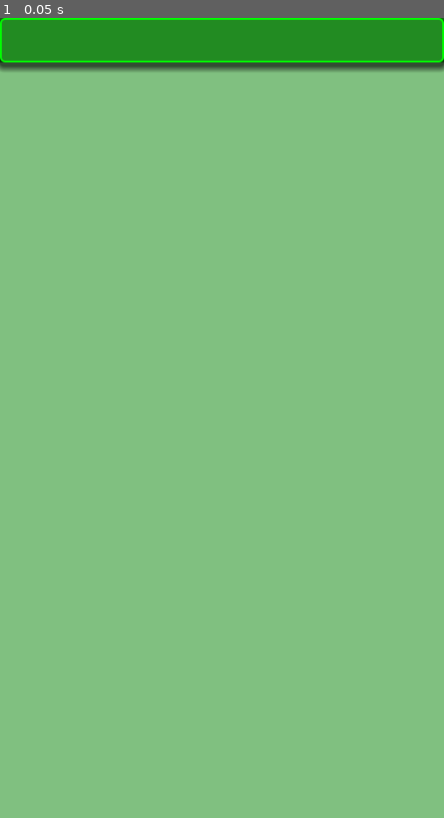
Above: before the commit, frame 1.
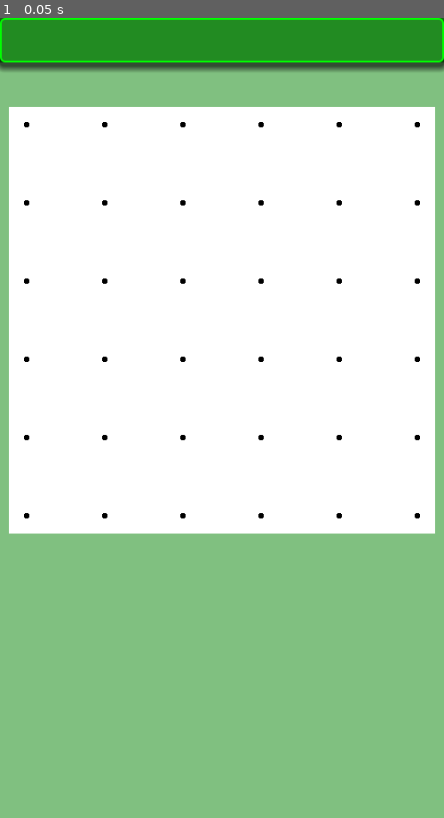
Above: after the commit, the same moment.

Repository: vivisuke/GridGraph
Game: Godot game, scene res://main.tscn
Two runs of this game, one before a commit and one after it. Both use one fixed random seed, a clock stepped at 60 frames per second and the inputs below.
Inputs:
- Up to frame 1 (0.05 s): no input

The runs differ from the first frame. In frame 1, 51% of the frame differs, in the area x 2-98%, y 11-65%.

Commit message:
0003 ◎ C 03/20 03/20 0.001│ToDo│盤面配置 0004 ◎ C 03/20 03/20 0.001│ToDo│グリッド表示

Diff:
--- a/GridGraph/main.tscn
+++ b/GridGraph/main.tscn
@@ -1,6 +1,7 @@
-[gd_scene load_steps=2 format=3 uid="uid://chjo4wwmyfkgb"]
+[gd_scene load_steps=3 format=3 uid="uid://chjo4wwmyfkgb"]
 
 [ext_resource type="Script" path="res://scripts/TitleBar.gd" id="1_i8dcp"]
+[ext_resource type="Script" path="res://scripts/Grid.gd" id="2_k0ihr"]
 
 [node name="Main" type="Node2D"]
 
@@ -14,3 +15,18 @@
 offset_bottom = 50.0
 color = Color(0.133333, 0.545098, 0.133333, 1)
 script = ExtResource("1_i8dcp")
+
+[node name="Board" type="ColorRect" parent="."]
+offset_left = 10.0
+offset_top = 100.0
+offset_right = 490.0
+offset_bottom = 580.0
+
+[node name="Grid" type="ColorRect" parent="Board"]
+layout_mode = 0
+offset_left = 20.0
+offset_top = 20.0
+offset_right = 460.0
+offset_bottom = 460.0
+color = Color(1, 1, 1, 0)
+script = ExtResource("2_k0ihr")
--- /dev/null
+++ b/GridGraph/scripts/Grid.gd
@@ -0,0 +1,86 @@
+extends ColorRect
+
+const LINKED_DTM = 2		# 連結確定
+const LINKED = 1			# 連結
+const EMPTY = 0
+const UNLINKED = -1			# 非連結
+const UNLINKED_DTM = -2		# 非連結確定
+
+var width = 440.0
+var height = width
+var N_HORZ = 5
+var N_VERT = 5
+var ARY_WIDTH = N_HORZ + 1
+var ARY_HEIGHT = N_VERT + 2
+var ARY_SIZE = ARY_WIDTH * ARY_HEIGHT
+var CELL_WIDTH = width / N_HORZ
+var CWD2 = CELL_WIDTH / 2
+const R = 3.0		# 格子点半径
+const XWD = 16.0
+const XWD2 = XWD/2
+const LINK_COL = Color.GREEN
+const LINK_DTM_COL = Color.ORANGE
+
+var sx = -1
+var sy = -1
+var h_link = []
+var v_link = []
+#var non_h_link = []
+#var non_v_link = []
+#var h_link_cnf = []
+#var v_link_cnf = []
+#var non_h_link_cnf = []
+#var non_v_link_cnf = []
+
+func xyToIX(x, y): return x + (y+1)*ARY_WIDTH
+
+func _draw():
+	# エッジ線・非連結 X 描画
+	#for y in range(N_VERT+1):
+	#	var py = y * CELL_WIDTH
+	#	for x in range(N_HORZ+1):
+	#		var px = x * CELL_WIDTH
+	#		var ix = xyToIX(x, y)
+	#		# 連結済み線
+	#		if h_link[ix] == LINKED_DTM:
+	#			draw_line(Vector2(px, py), Vector2(px+CELL_WIDTH, py) , LINK_DTM_COL, R*2)
+	#		elif h_link[ix] == LINKED:
+	#			draw_line(Vector2(px, py), Vector2(px+CELL_WIDTH, py) , LINK_COL, R*2)
+	#		if v_link[ix] == LINKED_DTM:
+	#			draw_line(Vector2(px, py), Vector2(px, py+CELL_WIDTH) , LINK_DTM_COL, R*2)
+	#		elif v_link[ix] == LINKED:
+	#			draw_line(Vector2(px, py), Vector2(px, py+CELL_WIDTH) , LINK_COL, R*2)
+	#		# 非連結状態 X
+	#		if x < N_HORZ && h_link[ix] == UNLINKED_DTM:
+	#			draw_line(Vector2(px+CWD2-XWD2, py-XWD2), Vector2(px+CWD2+XWD2, py+XWD2), LINK_DTM_COL, 3)
+	#			draw_line(Vector2(px+CWD2-XWD2, py+XWD2), Vector2(px+CWD2+XWD2, py-XWD2), LINK_DTM_COL, 3)
+	#		elif x < N_HORZ && h_link[ix] == UNLINKED:
+	#			draw_line(Vector2(px+CWD2-XWD2, py-XWD2), Vector2(px+CWD2+XWD2, py+XWD2), LINK_COL, 3)
+	#			draw_line(Vector2(px+CWD2-XWD2, py+XWD2), Vector2(px+CWD2+XWD2, py-XWD2), LINK_COL, 3)
+	#		if y < N_VERT && v_link[ix] == UNLINKED_DTM:
+	#			draw_line(Vector2(px-XWD2, py+CWD2-XWD2), Vector2(px+XWD2, py+CWD2+XWD2), LINK_DTM_COL, 3)
+	#			draw_line(Vector2(px-XWD2, py+CWD2+XWD2), Vector2(px+XWD2, py+CWD2-XWD2), LINK_DTM_COL, 3)
+	#		elif y < N_VERT && v_link[ix] == UNLINKED:
+	#			draw_line(Vector2(px-XWD2, py+CWD2-XWD2), Vector2(px+XWD2, py+CWD2+XWD2), LINK_COL, 3)
+	#			draw_line(Vector2(px-XWD2, py+CWD2+XWD2), Vector2(px+XWD2, py+CWD2-XWD2), LINK_COL, 3)
+	# 格子点描画
+	for y in range(N_VERT+1):
+		for x in range(N_HORZ+1):
+			draw_circle(Vector2(x*CELL_WIDTH, y*CELL_WIDTH), R, Color.BLACK)
+	if sx >= 0 && sy >= 0:
+		draw_circle(Vector2(sx*CELL_WIDTH, sy*CELL_WIDTH), R*3, Color.BLACK)
+	pass
+func _ready():
+	width = self.width
+	height = self.height
+	var CELL_WIDTH = width / N_HORZ
+	set_board_size(5)
+	pass # Replace with function body.
+func set_board_size(n):
+	N_HORZ = n
+	N_VERT = n
+	CELL_WIDTH = width / N_HORZ
+	CWD2 = CELL_WIDTH / 2
+	queue_redraw()
+func _process(delta):
+	pass
Not shown, changed: GridGraph.spr
